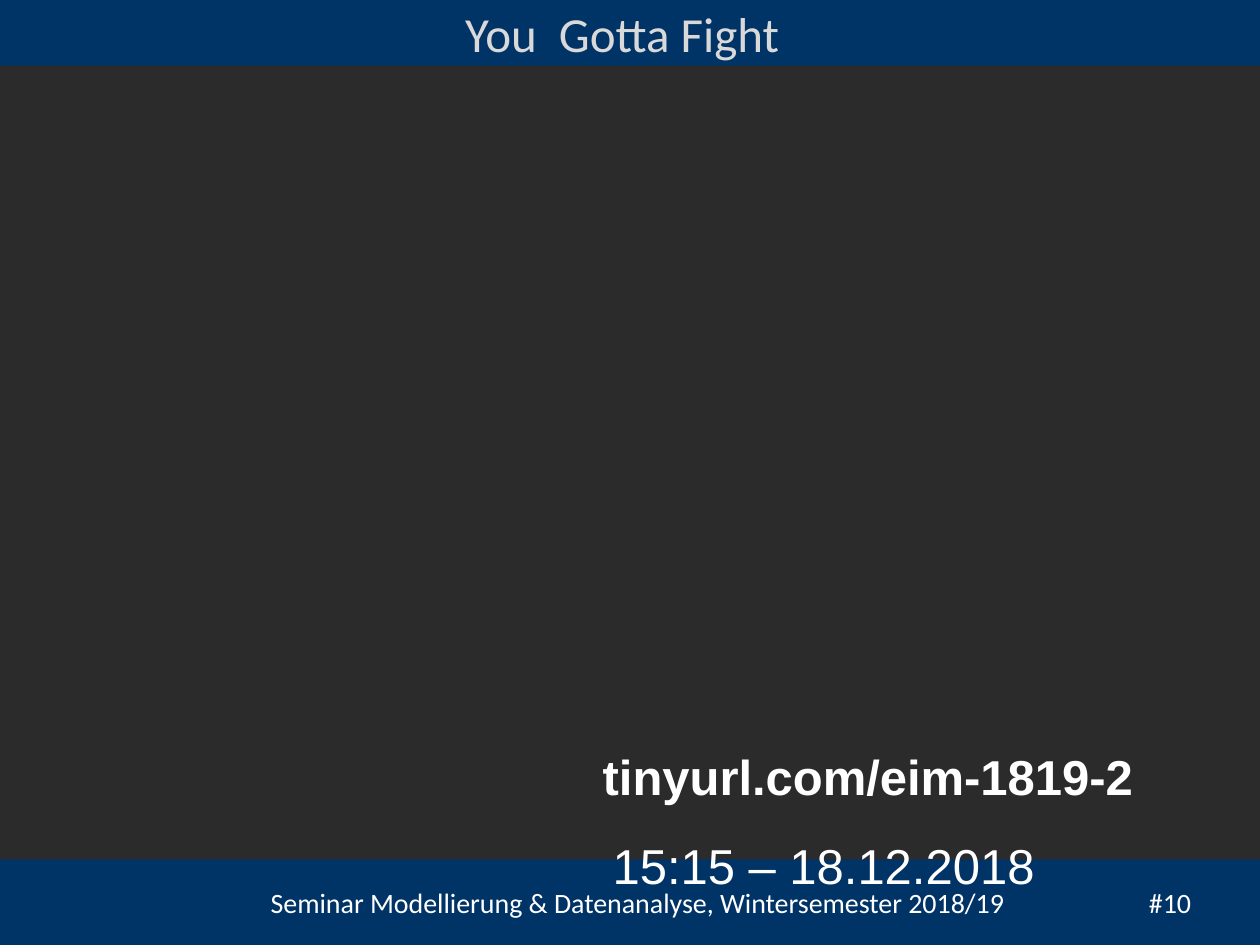
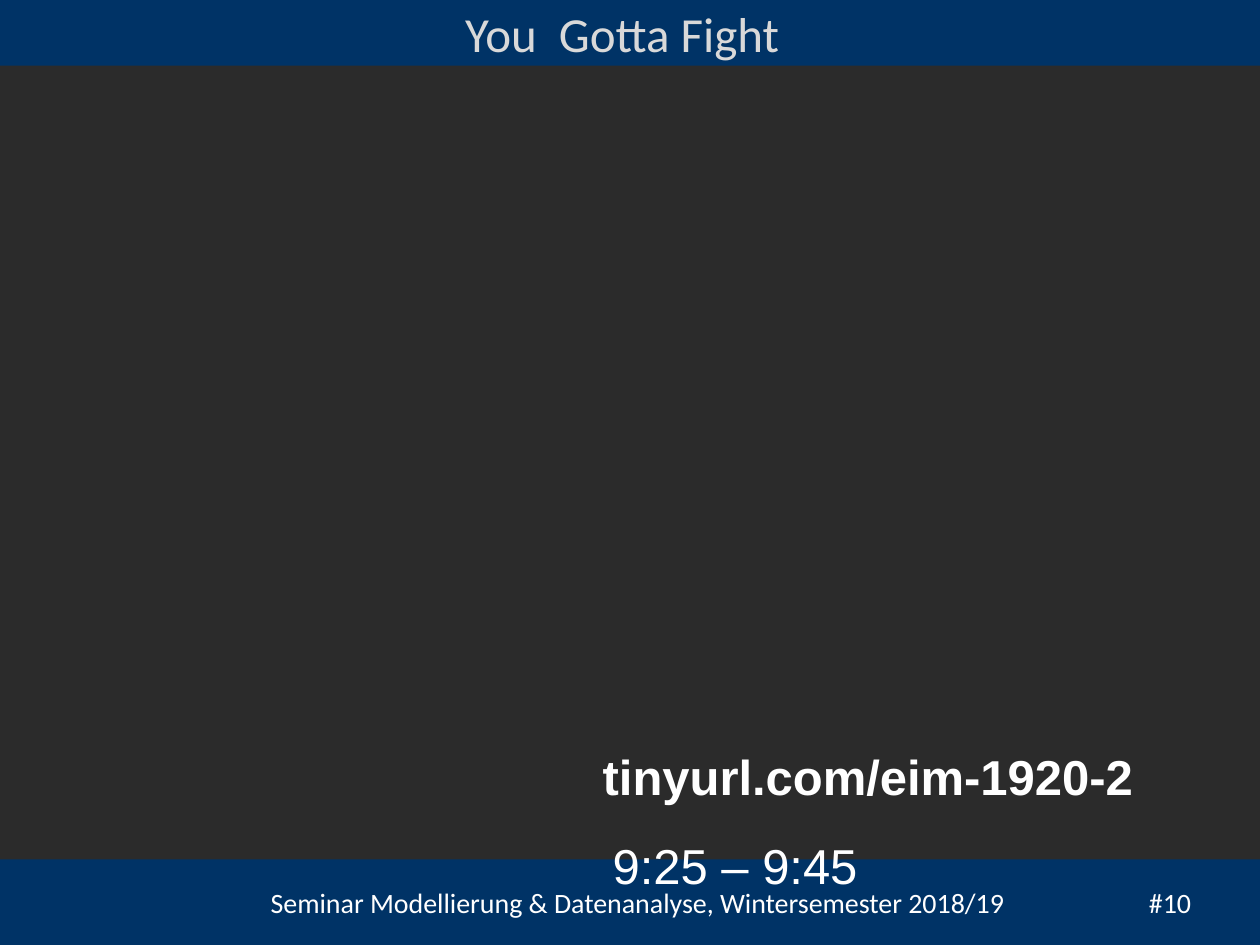
Before and after one commit to heistermann/Einf_Modellierung, a slide deck: slide 10 of Termin_2/folien/Termin_2_Populationsmodelle.pptx. Drawn at 1260x945 pixels with LibreOffice and Linux fonts; fonts in the diff are those of the drawing; background and template pictures are left out; a plain dark background stands for a picture behind light text. Boxes give left, top, right and bottom in pixels: in the first picture for what was removed or moved away, otherwise in the second. Text is boxed around its words. In the diff, an @@ line names an element or a change of style, - is before the commit and + after.

```diff
--- a/Termin_2/folien/Termin_2_Populationsmodelle.pptx
+++ b/Termin_2/folien/Termin_2_Populationsmodelle.pptx
@@ text at (603,759,1133,805): text changed @@
-tinyurl.com/eim-1819-2
+tinyurl.com/eim-1920-2
@@ text removed at (613,846,1034,895) @@
-15:15 – 18.12.2018
@@ text added at (613,846,857,895), 28 pt, text #FFFFFF @@
+9:25 – 9:45
```
Also in this commit, not shown: 2 other slides changed, 2 other files.
